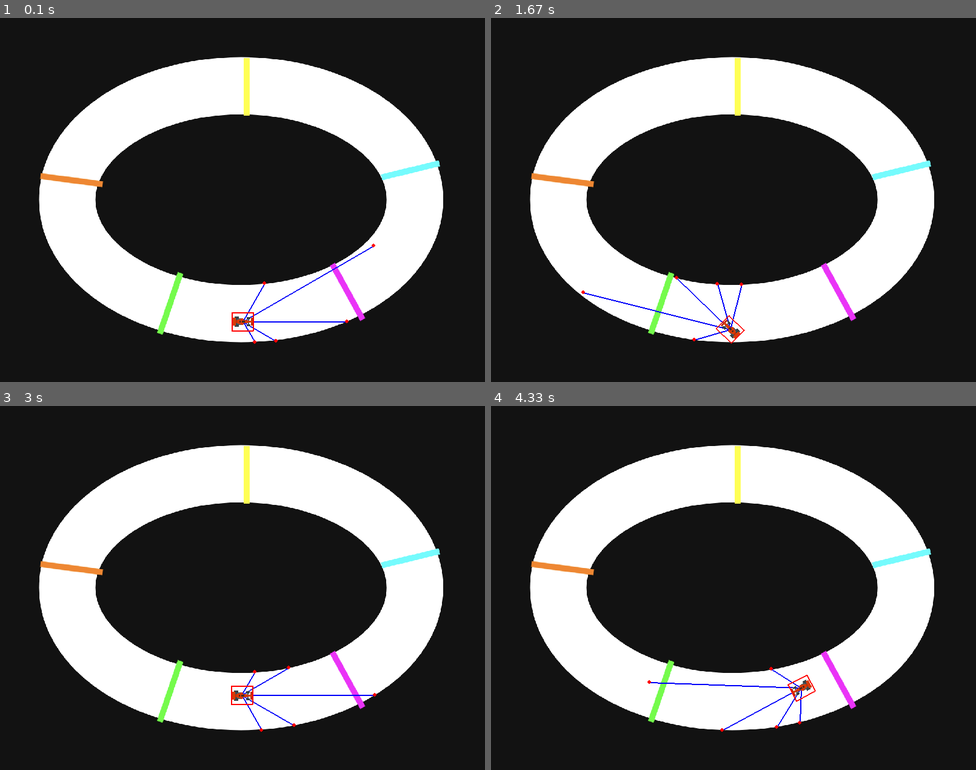
Above: before the commit, frames 1-4 (two rows, left to right).
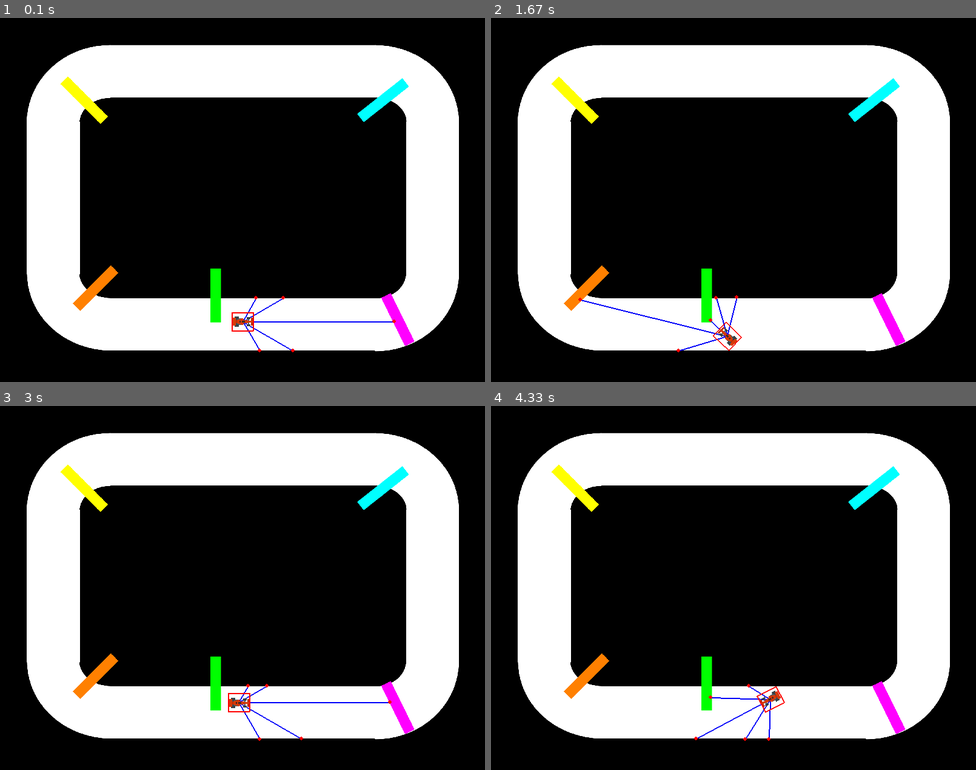
Above: after the commit, the same moments.

Repository: daniel06smith/CMPT310-Project
Game: pygame game, started from others/V2/manual_racer.py
The game is run twice, just before and just after one commit, with the same random seed, the same clock (stepped at 60 frames per second) and the same inputs.
Inputs:
- Up to frame 1 (0.1 s): no input
- Up to frame 2 (1.67 s): hold D 0.33-0.8 s; hold W 0.83-1.13 s; hold D 1.17-1.63 s
- Up to frame 3 (3 s): hold A 1.67-2.2 s; hold S 2.23-2.53 s; hold A 2.57-2.97 s
- Up to frame 4 (4.33 s): hold W 3-3.37 s; hold D 3.4-4.03 s; hold S from 4.07 s (still down)

The runs differ from the first frame. In frame 1, 36% of the frame differs, in the area x 5-95%, y 7-92%; in frame 2, 37%; in frame 3, 37%; in frame 4, 37%.

Commit message:
final fixes: lidar detection and more checkpoints

Diff:
--- a/agent.py
+++ b/agent.py
@@ -31,7 +31,7 @@
 
 device = 'cpu' # force cpu
 
-TRACK_NUM = 2 # Track numbers [1, 2, 3, 4 ....]
+TRACK_NUM = 4 # Track numbers [1, 2, 3, 4 ....]
 
 # Deep Q-Learning Agent
 class Agent():
--- a/hyperparameters.yml
+++ b/hyperparameters.yml
@@ -11,15 +11,30 @@
   stop_on_reward: 100000
   fc1_nodes: 512
 
+# Track 1
 racer2:
   env_id: Racer
   replay_memory_size: 100000
   mini_batch_size: 32
   epsilon_init: 1
-  epsilon_decay: 0.995 # faster decay
-  epsilon_min: 0.05
+  epsilon_decay: 0.9995 # slower decay
+  epsilon_min: 0.1 # higher exloration
   network_sync_rate: 500
   learning_rate_a: 0.0001
   discount_factor_g: 0.99
   stop_on_reward: 1000000
   fc1_nodes: 512
+
+# Track 3
+racer3:
+  env_id: Racer
+  replay_memory_size: 100000
+  mini_batch_size: 32
+  epsilon_init: 1
+  epsilon_decay: 0.9995 # slower decay
+  epsilon_min: 0.05 # lower exploration
+  network_sync_rate: 500
+  learning_rate_a: 0.0001
+  discount_factor_g: 0.99
+  stop_on_reward: 1000000
+  fc1_nodes: 512
--- /dev/null
+++ b/manual_racer.py
@@ -0,0 +1,176 @@
+import pygame
+import math
+pygame.init()
+
+# --- Screen setup ---
+WIDTH, HEIGHT = 800, 600
+screen = pygame.display.set_mode((WIDTH, HEIGHT))
+pygame.display.set_caption("Car Track with Lidar Sensors")
+
+clock = pygame.time.Clock()
+
+# --- Load assets ---
+track = pygame.image.load("tracks/track5.png").convert()
+track = pygame.transform.scale(track, (WIDTH, HEIGHT))
+
+car_image = pygame.image.load("car.png").convert_alpha()
+car_image = pygame.transform.scale(car_image, (35, 30))
+car_w, car_h = car_image.get_size()
+
+# --- Car properties ---
+x, y = 400, 500
+angle = 0
+velocity_x, velocity_y = 0, 0
+acceleration = 0.25
+friction = 0.05
+turn_speed = 4
+max_speed = 8
+
+def get_rotated_hitbox(center_x, center_y, width, height, angle_deg):
+    """Return 4 corner points (x, y) of the rotated rectangle."""
+    rad = math.radians(-angle_deg)
+    cos_a, sin_a = math.cos(rad), math.sin(rad)
+    hw, hh = width / 2, height / 2
+    corners = [(-hw, -hh), (hw, -hh), (hw, hh), (-hw, hh)]
+    rotated = []
+    for cx, cy in corners:
+        rx = center_x + (cx * cos_a - cy * sin_a)
+        ry = center_y + (cx * sin_a + cy * cos_a)
+        rotated.append((rx, ry))
+    return rotated
+
+def check_collision(corners, track_surface):
+    """Return True if any corner touches black pixels (walls)."""
+    for (cx, cy) in corners:
+        if 0 <= cx < WIDTH and 0 <= cy < HEIGHT:
+            color = track_surface.get_at((int(cx), int(cy)))[:3]
+            if color[0] <= 100 and color[1] <= 100 and color[2] <= 100:
+                return True
+    return False
+
+def cast_lidar(center_x, center_y, angle_deg, track_surface, max_distance=250, step=2):
+    """Cast one lidar ray and return the hit point and distance."""
+    rad = math.radians(-angle_deg)
+    cos_a, sin_a = math.cos(rad), math.sin(rad)
+    for dist in range(0, max_distance, step):
+        cx = int(center_x + cos_a * dist)
+        cy = int(center_y + sin_a * dist)
+        if 0 <= cx < WIDTH and 0 <= cy < HEIGHT:
+            color = track_surface.get_at((cx, cy))[:3]
+            if color[0] <= 100 and color[1] <= 100 and color[2] <= 100:
+                return (cx, cy), dist
+    return (int(center_x + cos_a * max_distance), int(center_y + sin_a * max_distance)), max_distance
+
+def get_lidar_readings(x, y, angle, track_surface):
+    """Get multiple lidar distances around the car."""
+    lidar_angles = [-60, -30, 0, 30, 60]  # relative to car direction
+    readings = []
+    for a in lidar_angles:
+        point, dist = cast_lidar(x, y, angle + a, track_surface)
+        readings.append(dist)
+        pygame.draw.line(screen, (0, 0, 250), (x, y), point, 2)
+        pygame.draw.circle(screen, (255, 0, 0), point, 3)
+    return readings
+
+def check_checkpoint_pixel(x, y, track_surface, checkpoint_colors, current_checkpoint):
+    # Read pixel at car position
+    cx, cy = int(x), int(y)
+    color = track_surface.get_at((cx, cy))[:3]
+
+    expected_color = checkpoint_colors[current_checkpoint]
+    print("Pixel color at car:", color, "expected:", expected_color)
+
+    # Did we hit the expected checkpoint?
+    if color == expected_color:
+        print(f"🚩 Hit checkpoint {current_checkpoint} at ({cx}, {cy})")
+        current_checkpoint += 1
+
+        if current_checkpoint >= len(checkpoint_colors):
+            print("🏁 Completed a LAP!")
+            current_checkpoint = 0
+            return "lap", current_checkpoint
+
+        return "checkpoint", current_checkpoint
+
+    return None, current_checkpoint
+
+checkpoint_colors = [
+    (255, 0, 255),     # CP0: magenta
+    (0, 255, 255),     # CP1: cyan
+    (255, 255, 0),     # CP2: yellow
+    (255, 128, 0),     # CP3: orange
+    (0, 255, 0),       # CP4: green
+    (0, 0, 255),       # CP5: blue
+    (255, 0, 0),       # CP6: red
+    (127, 0, 255),     # CP7: purple
+]
+
+current_checkpoint = 0
+
+# --- Game loop ---
+running = True
+while running:
+    for event in pygame.event.get():
+        if event.type == pygame.QUIT:
+            running = False
+
+    keys = pygame.key.get_pressed()
+    if keys[pygame.K_a]:
+        angle += turn_speed
+    if keys[pygame.K_d]:
+        angle -= turn_speed
+    if keys[pygame.K_w]:
+        velocity_x += math.cos(math.radians(angle)) * acceleration
+        velocity_y -= math.sin(math.radians(angle)) * acceleration
+    if keys[pygame.K_s]:
+        velocity_x -= math.cos(math.radians(angle)) * acceleration / 2
+        velocity_y += math.sin(math.radians(angle)) * acceleration / 2
+
+    # Limit speed
+    speed = math.sqrt(velocity_x**2 + velocity_y**2)
+    if speed > max_speed:
+        scale = max_speed / speed
+        velocity_x *= scale
+        velocity_y *= scale
+
+    # Apply friction
+    velocity_x *= (1 - friction)
+    velocity_y *= (1 - friction)
+
+    # Predict next position
+    next_x = x + velocity_x
+    next_y = y + velocity_y
+    corners = get_rotated_hitbox(next_x, next_y, car_w, car_h, angle)
+
+    if check_collision(corners, track):
+        print("💥 Crashed!")
+        velocity_x = 0
+        velocity_y = 0
+    else:
+        x, y = next_x, next_y
+
+    result, current_checkpoint = check_checkpoint_pixel(
+        x, y, track, checkpoint_colors, current_checkpoint
+    )
+
+    # --- Draw everything ---
+    screen.blit(track, (0, 0))
+
+    # Draw lidar before car (for clarity)
+    lidar_readings = get_lidar_readings(x, y, angle, track)
+    # Optional: print readings
+    print([round(r, 1) for r in lidar_readings])
+
+    # Draw car
+    rotated_car = pygame.transform.rotate(car_image, angle)
+    rect = rotated_car.get_rect(center=(x, y))
+    screen.blit(rotated_car, rect.topleft)
+
+    # Draw red hitbox
+    corners = get_rotated_hitbox(x, y, car_w, car_h, angle)
+    pygame.draw.polygon(screen, (255, 0, 0), corners, 2)
+
+    pygame.display.flip()
+    clock.tick(60)
+
+pygame.quit()
--- a/others/V2/racer.py
+++ b/others/V2/manual_racer.py
@@ -10,7 +10,7 @@
 clock = pygame.time.Clock()
 
 # --- Load assets ---
-track = pygame.image.load("track3.png").convert()
+track = pygame.image.load("track5.png").convert()
 track = pygame.transform.scale(track, (WIDTH, HEIGHT))
 
 car_image = pygame.image.load("car.png").convert_alpha()
--- a/racer.py
+++ b/racer.py
@@ -22,12 +22,22 @@
         self.track_num = track_num
 
         self.checkpoint_colors = [
-            # real colors
-            (234, 51, 247),     # CP0: magenta
-            (117, 251, 253),    # CP1: cyan
-            (255, 255, 84),     # CP2: yellow
-            (240, 156, 73),     # CP3: orange
-            (117, 251, 76),     # CP4: green
+            # # real colors
+            # (234, 51, 247),     # CP0: magenta
+            # (117, 251, 253),    # CP1: cyan
+            # (255, 255, 84),     # CP2: yellow
+            # (240, 156, 73),     # CP3: orange
+            # (117, 251, 76),     # CP4: green
+            # colors used with eye drop tool
+            (255, 0, 255),     # CP0: magenta
+            (0, 255, 255),     # CP1: cyan
+            (255, 255, 0),     # CP2: yellow
+            (255, 128, 0),     # CP3: orange
+            (0, 255, 0),       # CP4: green
+            (0, 0, 255),       # CP5: blue
+            (255, 0, 0),       # CP6: red
+            (127, 0, 255),     # CP7: purple
+
         ]
         self.current_checkpoint = 0
 
@@ -79,7 +89,8 @@
         for (cx, cy) in corners:
             if 0 <= cx < self.WIDTH and 0 <= cy < self.HEIGHT:
                 color = self.track.get_at((int(cx), int(cy)))[:3]
-                if color <= (100, 100, 100):
+                # Check if it's a dark color (wall) - all RGB values must be low
+                if color[0] <= 100 and color[1] <= 100 and color[2] <= 100:
                     return True
         return False
 
@@ -92,7 +103,7 @@
             if not (0 <= lx < self.WIDTH and 0 <= ly < self.HEIGHT):
                 return self.max_lidar
             color = self.track.get_at((lx, ly))[:3]
-            if color <= (100, 100, 100):
+            if color[0] <= 100 and color[1] <= 100 and color[2] <= 100:
                 return dist
         return self.max_lidar
 
Binary file added: others/V2/track5.png
Binary file changed: runs/racer1.png
Binary file changed: runs/racer2.png
Binary file added: runs/racer3.png
Binary file changed: tracks/track1.png
Binary file changed: tracks/track2.png
Binary file changed: tracks/track3.png
Binary file changed: tracks/track4.png
Binary file added: tracks/track5.png
Not shown, changed: .DS_Store
Not shown, changed: runs/racer1.log
Not shown, changed: runs/racer1.pt
(and 4 more such lines)
